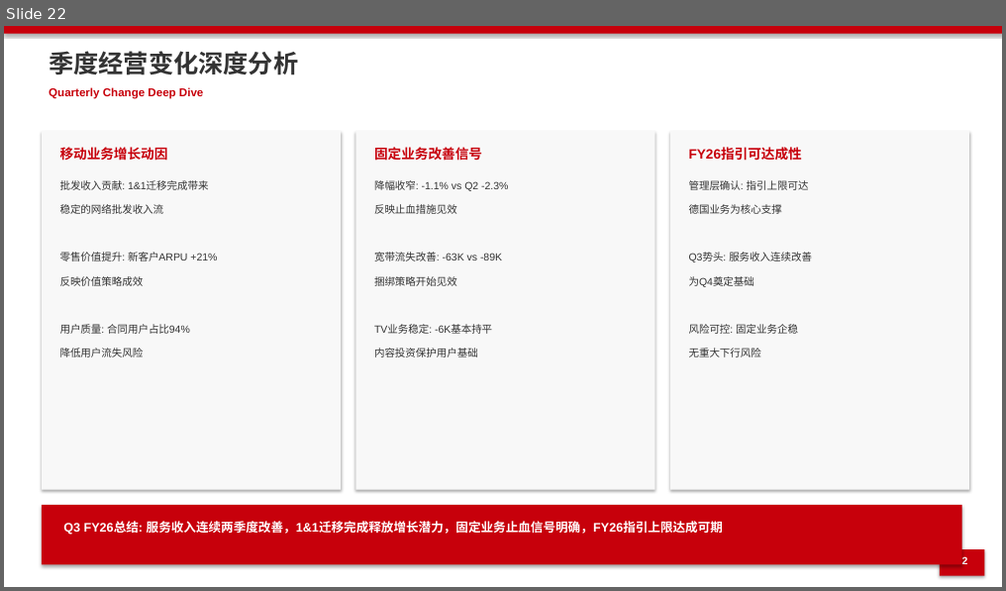
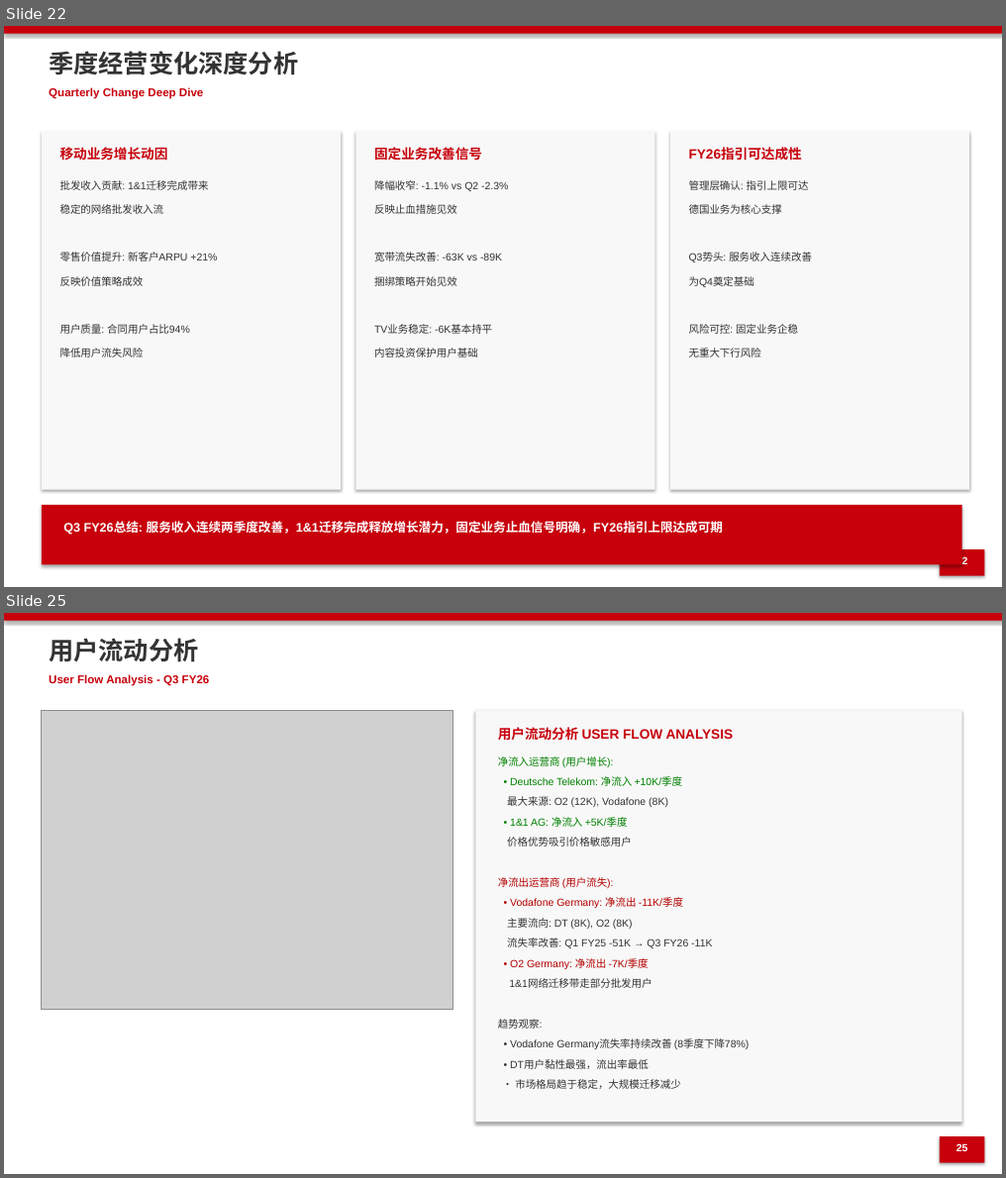
Before and after one commit to mypinseeker/BLM-Financial-Report-Analysis, a slide deck: data/output/blm_vodafone_germany_q3_fy26.pptx. Shown one above the other, each under a label of ours: slide 22 before the commit, slides 22 and 25 after it; the slides between them are not shown. The pictures are 1006x591 and 1006x1178 pixels, drawn with LibreOffice and Linux fonts; fonts in the diff are those of the drawing; grey boxes stand for pictures. Boxes give left, top, right and bottom in pixels: in the first picture for what was removed or moved away, otherwise in the second. Text is boxed around its words. In the diff, an @@ line names an element or a change of style, - is before the commit and + after.

```diff
--- a/data/output/blm_vodafone_germany_q3_fy26.pptx
+++ b/data/output/blm_vodafone_germany_q3_fy26.pptx
@@ slide 25 added at box(4, 613, 1002, 1174), background #FFFFFF @@
@@ rectangle added at box(4, 613, 1002, 621), fill #C7000B @@
@@ text added at box(49, 638, 198, 663), 24 pt, text #333333, bold @@
+用户流动分析
@@ text added at box(49, 675, 210, 687), 11 pt, text #C7000B, bold @@
+User Flow Analysis - Q3 FY26
@@ picture added at box(42, 710, 453, 1010) @@
@@ rectangle added at box(475, 710, 962, 1122), fill #F8F8F8 @@
@@ text added at box(498, 727, 734, 741), 13 pt, text #C7000B, bold @@
+用户流动分析 USER FLOW ANALYSIS
@@ text added at box(498, 757, 614, 767), 10 pt, text #008000 @@
+净流入运营商 (用户增长):
@@ text added at box(510, 776, 683, 786), 10 pt, text #008000 @@
+• Deutsche Telekom: 净流入 +10K/季度
@@ text added at box(507, 796, 668, 807), 10 pt, text #333333 @@
+最大来源: O2 (12K), Vodafone (8K)
@@ text added at box(510, 817, 628, 827), 10 pt, text #008000 @@
+• 1&1 AG: 净流入 +5K/季度
@@ text added at box(507, 837, 632, 847), 10 pt, text #333333 @@
+价格优势吸引价格敏感用户
@@ text added at box(498, 877, 614, 888), 10 pt, text #B40000 @@
+净流出运营商 (用户流失):
@@ text added at box(510, 897, 683, 908), 10 pt, text #B40000 @@
+• Vodafone Germany: 净流出 -11K/季度
@@ text added at box(507, 918, 633, 929), 10 pt, text #333333 @@
+主要流向: DT (8K), O2 (8K)
@@ text added at box(507, 938, 712, 949), 10 pt, text #333333 @@
+流失率改善: Q1 FY25 -51K → Q3 FY26 -11K
@@ text added at box(510, 959, 648, 969), 10 pt, text #B40000 @@
+• O2 Germany: 净流出 -7K/季度
@@ text added at box(509, 979, 651, 988), 10 pt, text #333333 @@
+1&1网络迁移带走部分批发用户
@@ text added at box(498, 1019, 543, 1029), 10 pt, text #333333 @@
+趋势观察:
@@ text added at box(510, 1040, 749, 1050), 10 pt, text #333333 @@
+• Vodafone Germany流失率持续改善 (8季度下降78%)
@@ text added at box(510, 1060, 648, 1069), 10 pt, text #333333 @@
+• DT用户黏性最强，流出率最低
@@ text added at box(515, 1079, 680, 1089), 10 pt, text #333333 @@
+• 市场格局趋于稳定，大规模迁移减少
@@ rectangle added at box(940, 1137, 985, 1163), fill #C7000B @@
@@ text added at box(956, 1144, 968, 1152), 10 pt, text #FFFFFF, bold @@
+25
```
Also in this commit, not shown: 7 slides changed, 8 other slides added, 4 other files.
